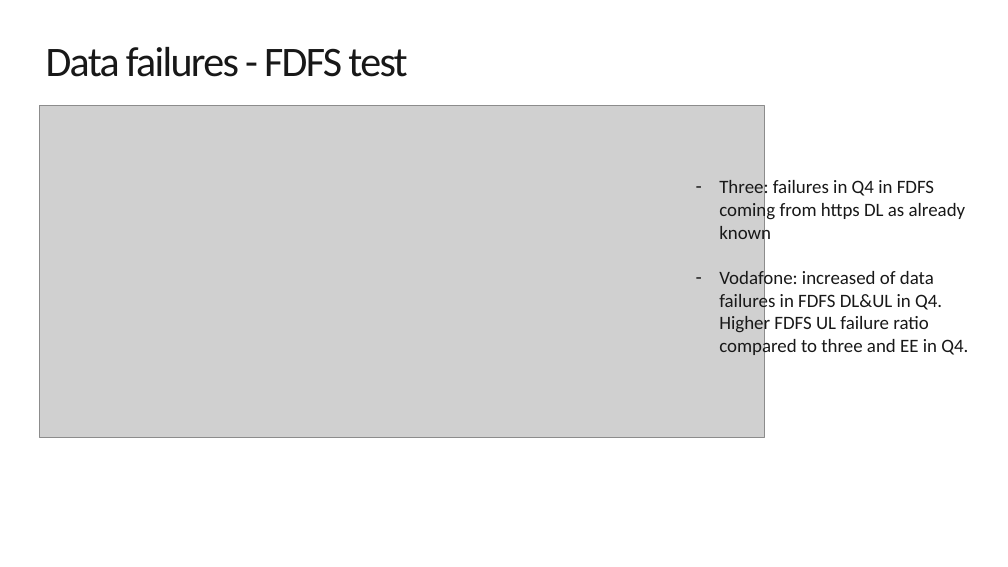
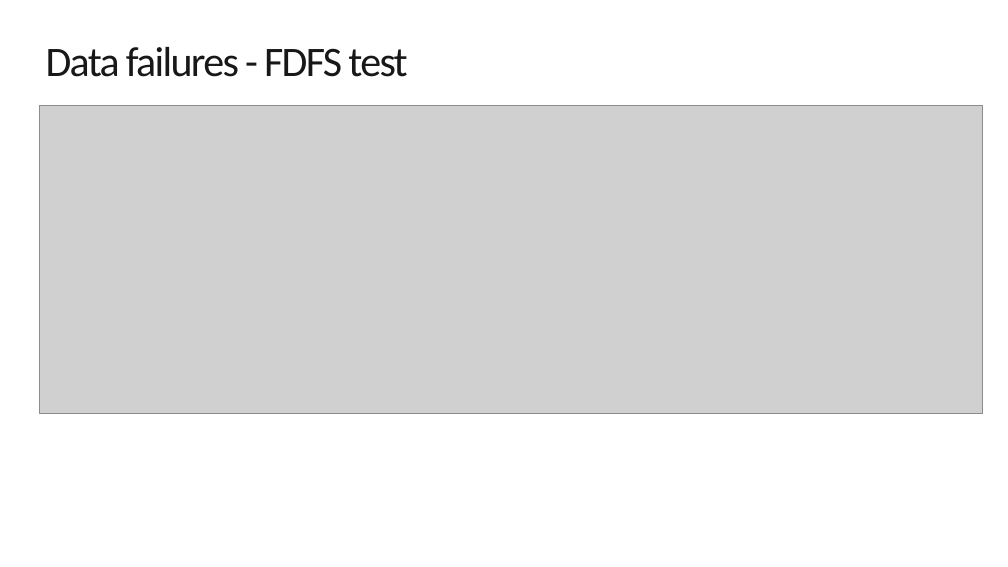
Before and after one commit to jaimetur/DashboardAnalytic, a slide deck: slide 11 of assets/templates/Template_CDR_NSA_analysis.pptx. Drawn at 1008x567 pixels with LibreOffice and Linux fonts; fonts in the diff are those of the drawing; grey boxes stand for pictures; background and template pictures are left out. Boxes give left, top, right and bottom in pixels: in the first picture for what was removed or moved away, otherwise in the second. Text is boxed around its words. In the diff, an @@ line names an element or a change of style, - is before the commit and + after.

```diff
--- a/assets/templates/Template_CDR_NSA_analysis.pptx
+++ b/assets/templates/Template_CDR_NSA_analysis.pptx
@@ picture: place and size @@
-picture at (39, 106, 764, 438)
+picture at (39, 106, 982, 414)
@@ text removed at (719, 178, 968, 358) @@
-– Three: failures in Q4 in FDFS coming from https DL as already known
-– Vodafone: increased of data failures in FDFS DL&UL in Q4. Higher FDFS UL failure ratio compared to three and EE in Q4.
```
Also in this commit, not shown: 8 other slides changed, 5 slides added, 5 slides removed, 1 other file.
